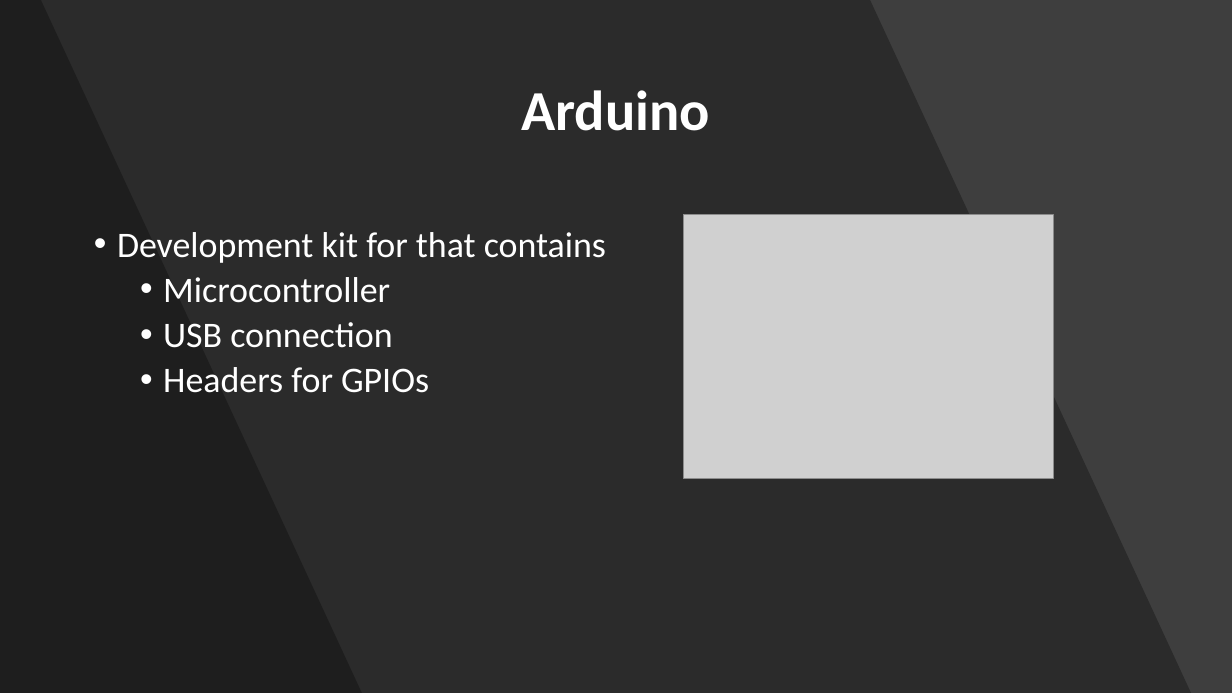
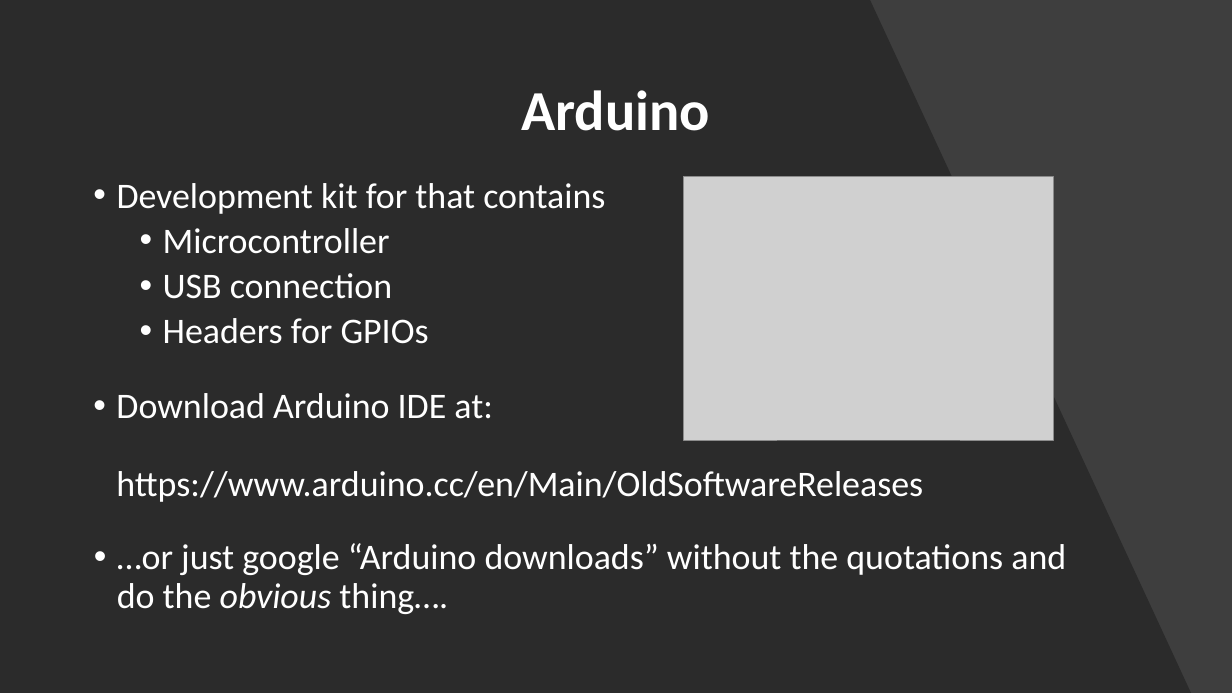
Before and after one commit to nico7/IoT-St-Pete, a slide deck: slide 4 of Meeting #1 Intro to Arduino/stpeteiot - meeting #1.pptx. Drawn at 1232x693 pixels with LibreOffice and Linux fonts; fonts in the diff are those of the drawing; grey boxes stand for pictures. Boxes give left, top, right and bottom in pixels: in the first picture for what was removed or moved away, otherwise in the second. Text is boxed around its words. In the diff, an @@ line names an element or a change of style, - is before the commit and + after.

```diff
--- a/Meeting #1 Intro to Arduino/stpeteiot - meeting #1.pptx
+++ b/Meeting #1 Intro to Arduino/stpeteiot - meeting #1.pptx
@@ freeform shape removed at bbox=[0, 0, 362, 693] @@
@@ text "Development kit for that contains": place and size @@
-text "Development kit for that contains" at bbox=[117, 232, 606, 393]
+text "Development kit for that contains" at bbox=[117, 183, 605, 344]
@@ picture: place and size @@
-picture at bbox=[684, 214, 1054, 478]
+picture at bbox=[684, 177, 1054, 440]
@@ text added at bbox=[116, 393, 923, 502], 28 pt, text #FFFFFF @@
+• Download Arduino IDE at:
+  https://www.arduino.cc/en/Main/OldSoftwareReleases
@@ text added at bbox=[117, 543, 1066, 614], 28 pt, text #FFFFFF @@
+• …or just google “Arduino downloads” without the quotations and do the obvious thing….
```
Also in this commit, not shown: 3 slides added.
